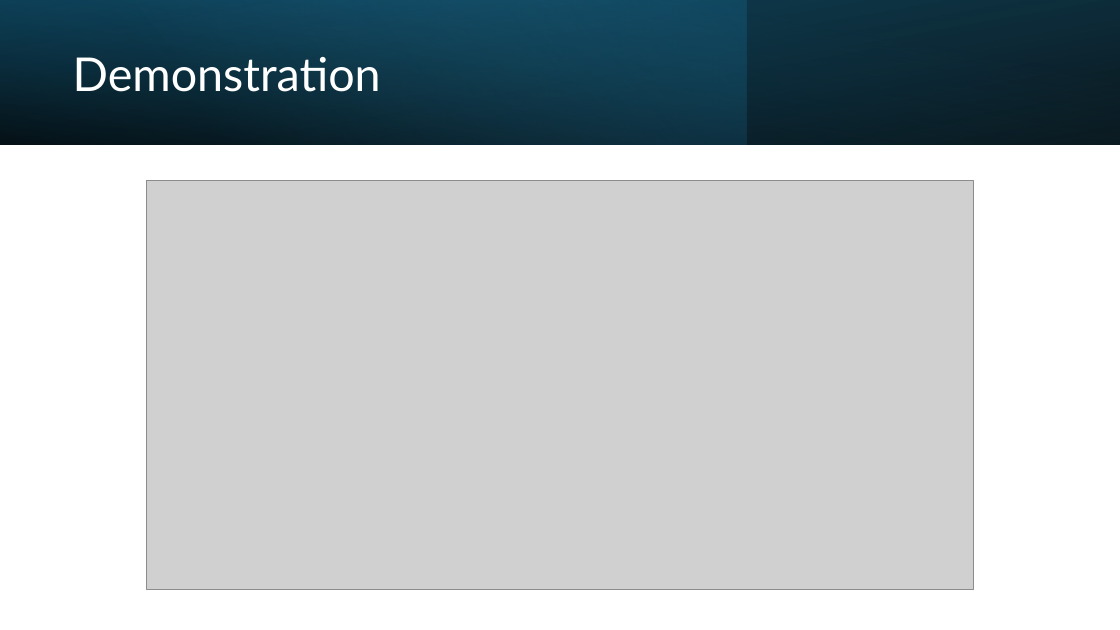
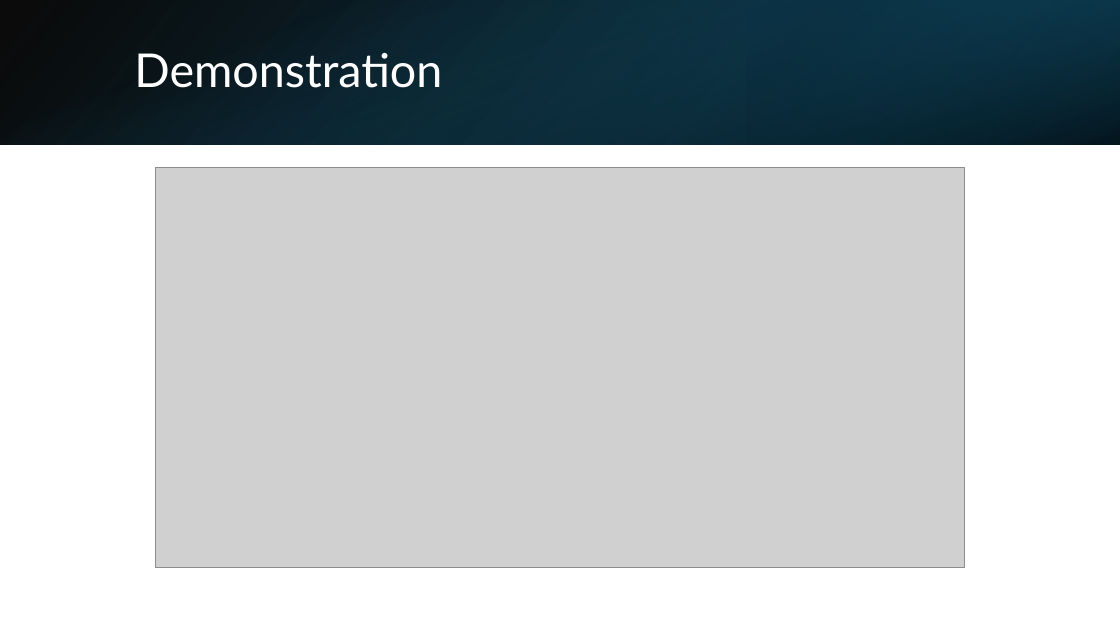
Before and after one commit to shahd9290/Competitive-Revision-Website, a slide deck: slide 7 of documents/Danyal Shah Interim Presentation.pptx (slide 6 before the commit). Drawn at 1120x630 pixels with LibreOffice and Linux fonts; fonts in the diff are those of the drawing; grey boxes stand for pictures. Boxes give left, top, right and bottom in pixels: in the first picture for what was removed or moved away, otherwise in the second. Text is boxed around its words. In the diff, an @@ line names an element or a change of style, - is before the commit and + after.

```diff
--- a/documents/Danyal Shah Interim Presentation.pptx
+++ b/documents/Danyal Shah Interim Presentation.pptx
@@ rectangle at (x1=0, y1=0, x2=1120, y2=145): fill gradient #000000 to #156082 to gradient #000000 to #104862 @@
@@ rectangle at (x1=0, y1=0, x2=1120, y2=145): fill gradient #000000 to #104862 to gradient #156082 to #000000; mirrored; rotation 180 to 90 degrees @@
@@ rectangle removed at (x1=0, y1=0, x2=747, y2=145) @@
@@ rectangle added at (x1=747, y1=0, x2=1120, y2=145), fill gradient #0B3041 to #156082 @@
@@ title "Demonstration" moved from (x1=73, y1=57, x2=381, y2=92) to (x1=134, y1=53, x2=442, y2=88) @@
@@ picture resized from (x1=147, y1=181, x2=974, y2=590) to (x1=155, y1=168, x2=965, y2=568) @@
```
Also in this commit, not shown: 1 other slide changed, 2 slides added, 1 slide removed.
